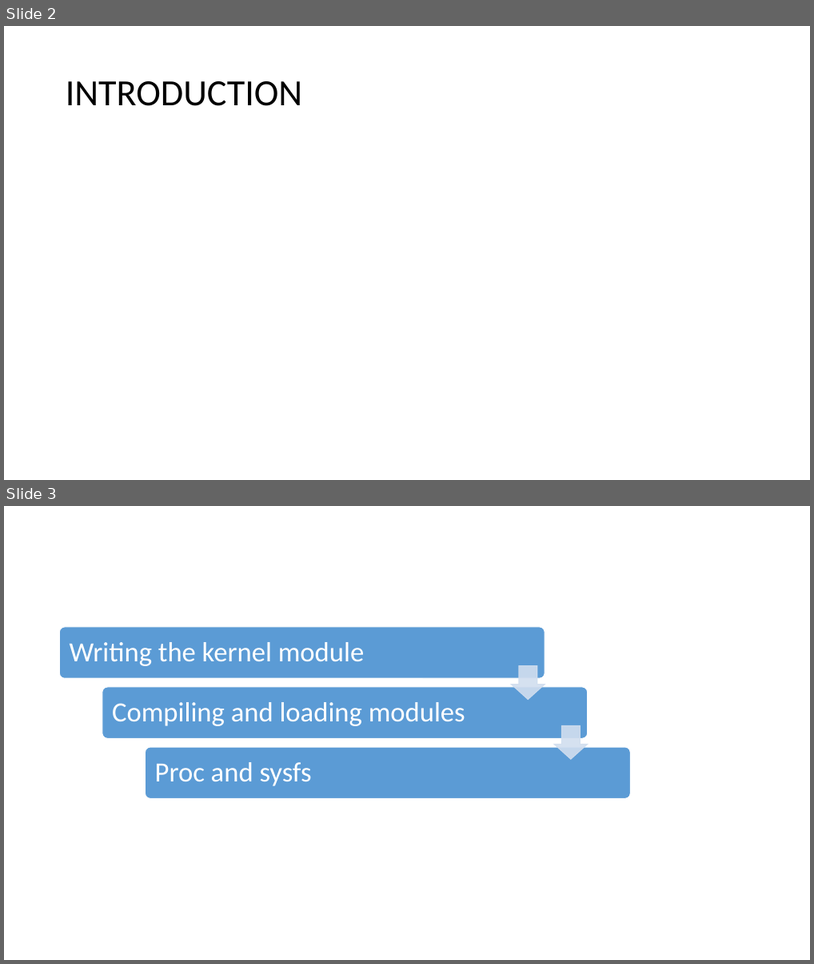
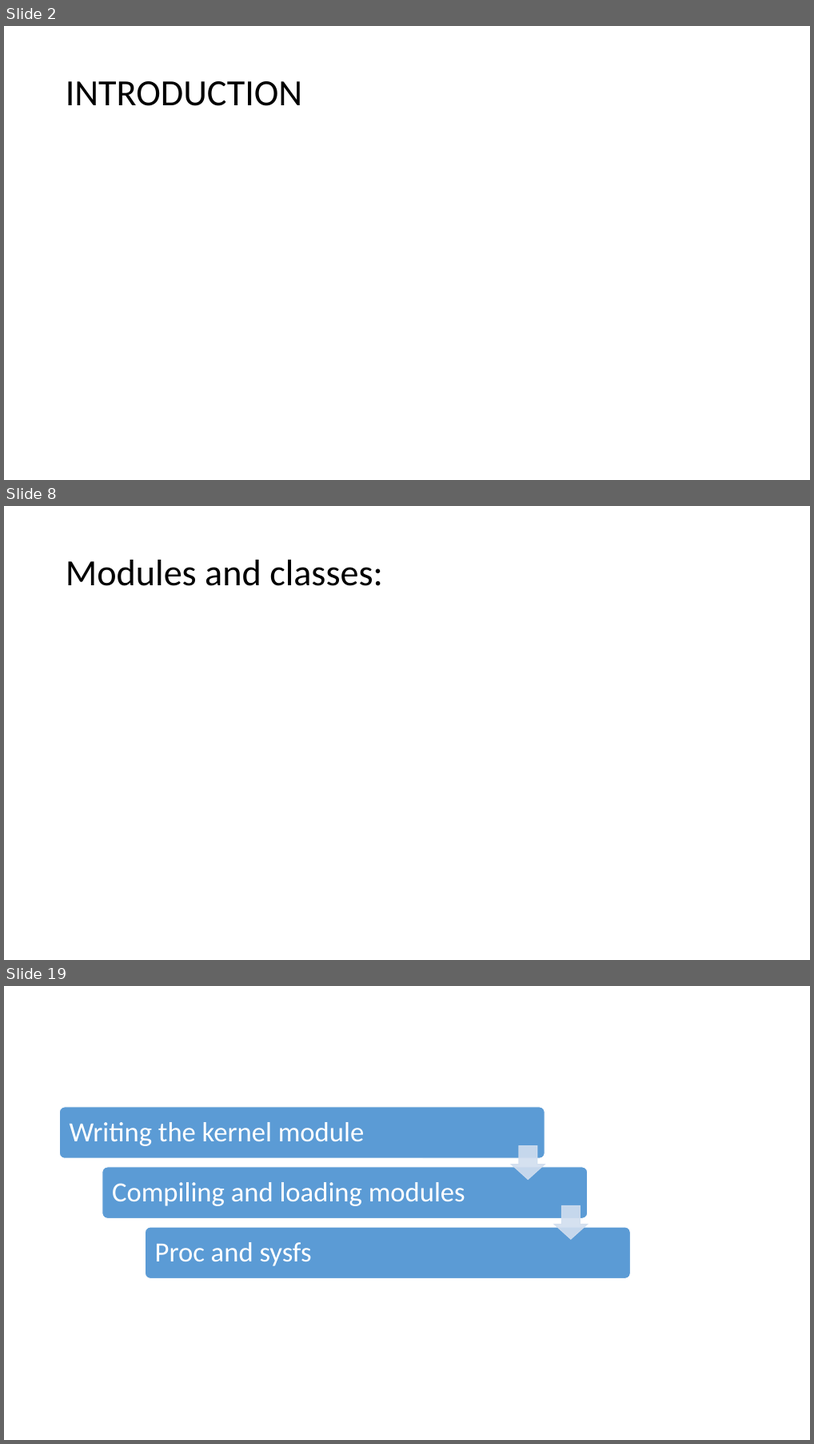
Before and after one commit to nihadjifri/Linux-device-drivers, a slide deck: ldd.pptx. Shown one above the other, each under a label of ours: slides 2 and 3 before the commit, slides 2, 8 and 19 after it; the slides between them are not shown. The pictures are 814x964 and 814x1444 pixels, drawn with LibreOffice and Linux fonts; fonts in the diff are those of the drawing. Boxes give left, top, right and bottom in pixels: in the first picture for what was removed or moved away, otherwise in the second. Text is boxed around its words. In the diff, an @@ line names an element or a change of style, - is before the commit and + after.

Commit message:
updated the 1st module ppt with required subdivisions

```diff
--- a/ldd.pptx
+++ b/ldd.pptx
@@ slide 8 added at <box>4,506,810,960</box>, background #FFFFFF @@
@@ title added at <box>66,560,383,586</box>, 44 pt, text #000000 @@
+Modules and classes:
@@ what was slide 3 is now slide 19 @@
```
Also in this commit, not shown: 15 other slides added.
